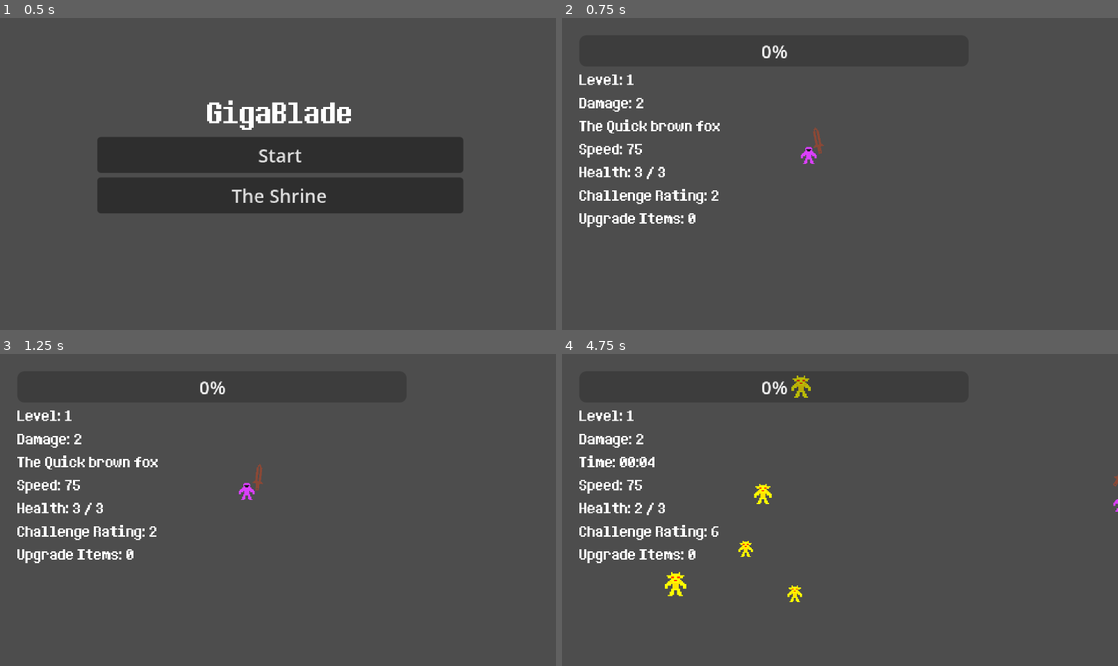
Above: before the commit, frames 1-4 (two rows, left to right).
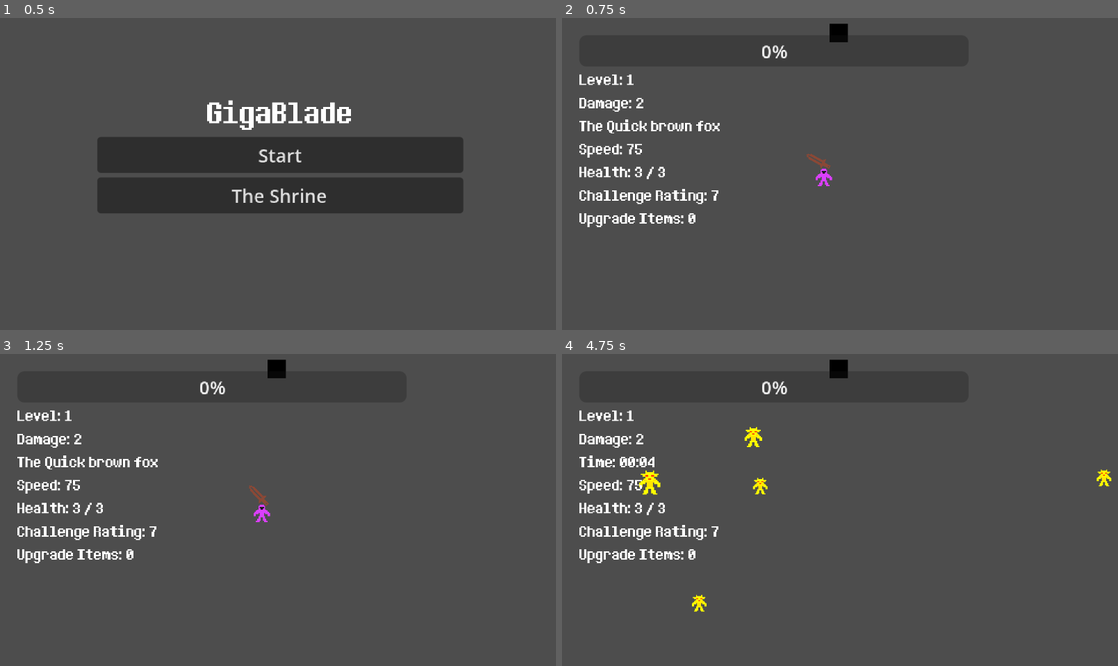
Above: after the commit, the same moments.

Repository: elygreen/GigaBlade
Game: Godot game, scene res://Main_Scenes/root_node.tscn
Same seed, same stepped clock (60 frames per second), same inputs: the game is played once before the commit and once after it.
Inputs (mouse positions are in pixels of both pictures, inside the frame that each line leads up to):
- Up to frame 1 (0.5 s): no input
- Up to frame 2 (0.75 s): click "Start" at 0.5 s
- Up to frame 3 (1.25 s): no input
- Up to frame 4 (4.75 s): tap Enter at 1.25 s; move the mouse to (962, 494) at 1.27 s; press the mouse at (962, 494) at 1.28 s; hold Right (ui_right) 1.28-2.03 s; move the mouse to (728, 525) at 2.02 s; release the mouse at (728, 525) at 2.03 s; hold Down (ui_down) 2.03-2.78 s; right-click (728, 525) at 2.1 s; move the mouse to (895, 441) at 2.77 s; press the mouse at (895, 441) at 2.78 s; hold Right (ui_right) 2.78-3.53 s; move the mouse to (812, 572) at 3.52 s; release the mouse at (812, 572) at 3.53 s; hold Up (ui_up) 3.53-4.28 s; right-click (812, 572) at 3.6 s; move the mouse to (1006, 556) at 4.27 s; press the mouse at (1006, 556) at 4.28 s; hold Left (ui_left) from 4.28 s (still down)

Frame 1 is identical in both runs. In frame 2, 0.5% of the frame differs, in the area x 26-52%, y 1-59%; in frame 3, 0.5%; in frame 4, 1.4%, in the area x 13-100%, y 1-83%.

Commit message:
Changed wave system to room system

Diff:
--- /dev/null
+++ b/GameScreen/exit_door.gd
@@ -0,0 +1,28 @@
+extends Node2D
+
+signal player_entered_exit
+
+@onready var collision_shape = $Area2D/CollisionShape2D
+
+var is_locked = true
+
+
+func _ready():
+	print("im here")
+	#global_position = get_tree().get_first_node_in_group("player").global_position
+	print(global_position)
+	lock_door()
+
+func lock_door():
+	is_locked = true
+	collision_shape.set_deferred("disabled", true)
+
+func unlock_door():
+	is_locked = false
+	collision_shape.set_deferred("disabled", false)
+
+
+func _on_area_2d_body_entered(body: Node2D) -> void:
+	if not is_locked and body.is_in_group("player"):
+		emit_signal("player_entered_exit")
+		lock_door()
--- /dev/null
+++ b/GameScreen/exit_door.tscn
@@ -0,0 +1,23 @@
+[gd_scene load_steps=4 format=3 uid="uid://ep5ytbx4yhtx"]
+
+[ext_resource type="Texture2D" uid="uid://ck8oy7sde42hy" path="res://Test_Image.png" id="1_18o0a"]
+[ext_resource type="Script" uid="uid://dd8svfbh6os4n" path="res://GameScreen/exit_door.gd" id="1_hmrco"]
+
+[sub_resource type="RectangleShape2D" id="RectangleShape2D_wj4v1"]
+size = Vector2(32, 32)
+
+[node name="Exit_Door" type="Node2D"]
+script = ExtResource("1_hmrco")
+
+[node name="Area2D" type="Area2D" parent="."]
+
+[node name="CollisionShape2D" type="CollisionShape2D" parent="Area2D"]
+shape = SubResource("RectangleShape2D_wj4v1")
+
+[node name="Sprite2D" type="Sprite2D" parent="."]
+modulate = Color(0, 0, 0, 1)
+texture = ExtResource("1_18o0a")
+region_enabled = true
+region_rect = Rect2(2, 1, 16, 16)
+
+[connection signal="body_entered" from="Area2D" to="." method="_on_area_2d_body_entered"]
--- a/GameScreen/game_screen.gd
+++ b/GameScreen/game_screen.gd
@@ -6,14 +6,15 @@
 @export var level_up_screen: Control
 @export var hud: CanvasLayer
 @export var spawn_manager: Node2D
-
+@export var exit_door: Node2D
 @export var level_weight: float = 2.0
 
 @onready var run_timer = $Run_Timer
-@onready var spawn_timer = $Spawn_Timer
+@onready var enemy_container = $Enemy_Container
 
 var current_run_time: int = 0
 var difficulty_score = 1
+var current_room = 1
 
 func _ready() -> void:
 	PlayerStats.stat_updated.connect(hud.on_player_stat_updated)
@@ -22,7 +23,7 @@
 	player.experience_changed.connect(hud.set_experience)
 	player.player_died.connect(on_player_died)
 	level_up_screen.upgrade_selected.connect(on_upgrade_selected)
-	spawn_timer.timeout.connect(_on_spawn_timer_timeout)
+	exit_door.player_entered_exit.connect(on_player_entered_exit)
 	SaveManager.upgrade_items_changed.connect(hud.set_upgrade_items)
 
 	PlayerStats.reset_run_stats()
@@ -32,6 +33,33 @@
 	var initial_score = current_run_time + (player.current_level * level_weight)
 	hud.set_score(int(initial_score))
 	hud.set_upgrade_items(SaveManager.data.upgrade_items)
+	start_new_room()
+
+func _process(delta: float) -> void:
+	if exit_door.is_locked and enemy_container.get_child_count() == 0:
+		exit_door.unlock_door()
+
+func start_new_room():
+	exit_door.lock_door()
+	difficulty_score = (current_run_time / 2) + (player.current_level * level_weight) + (current_room * 5)
+	hud.set_score(int(difficulty_score))
+	spawn_manager.spawn_wave(difficulty_score)
+
+func on_player_entered_exit():
+	current_room += 1
+	if current_room > 9:
+		start_boss_room()
+	else:
+		start_new_room()
+
+func start_boss_room():
+	exit_door.lock_door()
+	exit_door.hide()
+	difficulty_score = (current_run_time / 2) + (player.current_level * level_weight) + (current_room * 5)
+	if spawn_manager.has_method("spawn_boss"):
+		spawn_manager.spawn_boss(difficulty_score)
+	else:
+		print("ERROR: spawn_manager is missing spawn_boss() method")
 
 func on_player_level_up():
 	var choices = GlobalUpgrades.get_random_upgrades(3)
@@ -48,11 +76,3 @@
 
 func on_player_died():
 	emit_signal("game_over")
-
-func _on_spawn_timer_timeout() -> void:
-	difficulty_score = current_run_time + (player.current_level * level_weight)
-	hud.set_score(int(difficulty_score))
-	spawn_manager.spawn_wave(difficulty_score)
-	# This will speed up the timer as difficulty increase but we dont want that right now
-	# var new_wait_time = 3.0 - (difficulty_score / 200.0) # 3s, gets faster
-	# spawn_timer.wait_time = max(0.5, new_wait_time)
--- a/GameScreen/game_screen.tscn
+++ b/GameScreen/game_screen.tscn
@@ -7,19 +7,24 @@
 [ext_resource type="PackedScene" uid="uid://16sw57drj5nq" path="res://GameScreen/xp_orb_container.tscn" id="4_4hse2"]
 [ext_resource type="PackedScene" uid="uid://drv56t00ni1rl" path="res://GameScreen/level_up_screen.tscn" id="5_hj6vq"]
 [ext_resource type="PackedScene" uid="uid://w08thk4g4c0d" path="res://hud.tscn" id="7_4hse2"]
+[ext_resource type="PackedScene" uid="uid://ep5ytbx4yhtx" path="res://GameScreen/exit_door.tscn" id="8_thcdu"]
 
-[node name="GameScreen" type="Node2D" node_paths=PackedStringArray("player", "level_up_screen", "hud", "spawn_manager")]
+[node name="GameScreen" type="Node2D" node_paths=PackedStringArray("player", "level_up_screen", "hud", "spawn_manager", "exit_door")]
 script = ExtResource("1_hj6vq")
 player = NodePath("Player")
 level_up_screen = NodePath("Level_Up_Screen")
 hud = NodePath("HUD")
 spawn_manager = NodePath("Spawn_Manager")
+exit_door = NodePath("Exit_Door")
 
 [node name="Player" parent="." instance=ExtResource("1_rug3u")]
-position = Vector2(453, 254)
+position = Vector2(226, 138)
+
+[node name="Exit_Door" parent="." instance=ExtResource("8_thcdu")]
+position = Vector2(239, 13)
 
 [node name="Camera2D" type="Camera2D" parent="."]
-position = Vector2(480, 270)
+position = Vector2(240, 135)
 
 [node name="Spawn_Manager" parent="." node_paths=PackedStringArray("player", "xp_orb_container", "enemy_container") instance=ExtResource("2_rlmek")]
 player = NodePath("../Player")
@@ -36,19 +41,14 @@
 anchor_top = 0.5
 anchor_right = 0.5
 anchor_bottom = 0.5
-offset_left = 281.0
-offset_top = 157.0
-offset_right = 676.0
-offset_bottom = 381.0
+offset_left = 53.0
+offset_top = 22.0
+offset_right = 448.0
+offset_bottom = 246.0
 
 [node name="HUD" parent="." instance=ExtResource("7_4hse2")]
 
 [node name="Run_Timer" type="Timer" parent="."]
 autostart = true
 
-[node name="Spawn_Timer" type="Timer" parent="."]
-wait_time = 2.0
-autostart = true
-
 [connection signal="timeout" from="Run_Timer" to="." method="_on_run_timer_timeout"]
-[connection signal="timeout" from="Spawn_Timer" to="." method="_on_spawn_timer_timeout"]
Not shown, added: GameScreen/exit_door.gd.uid
Not shown: 1 places in GameScreen/game_screen.tscn that only renumber resources
